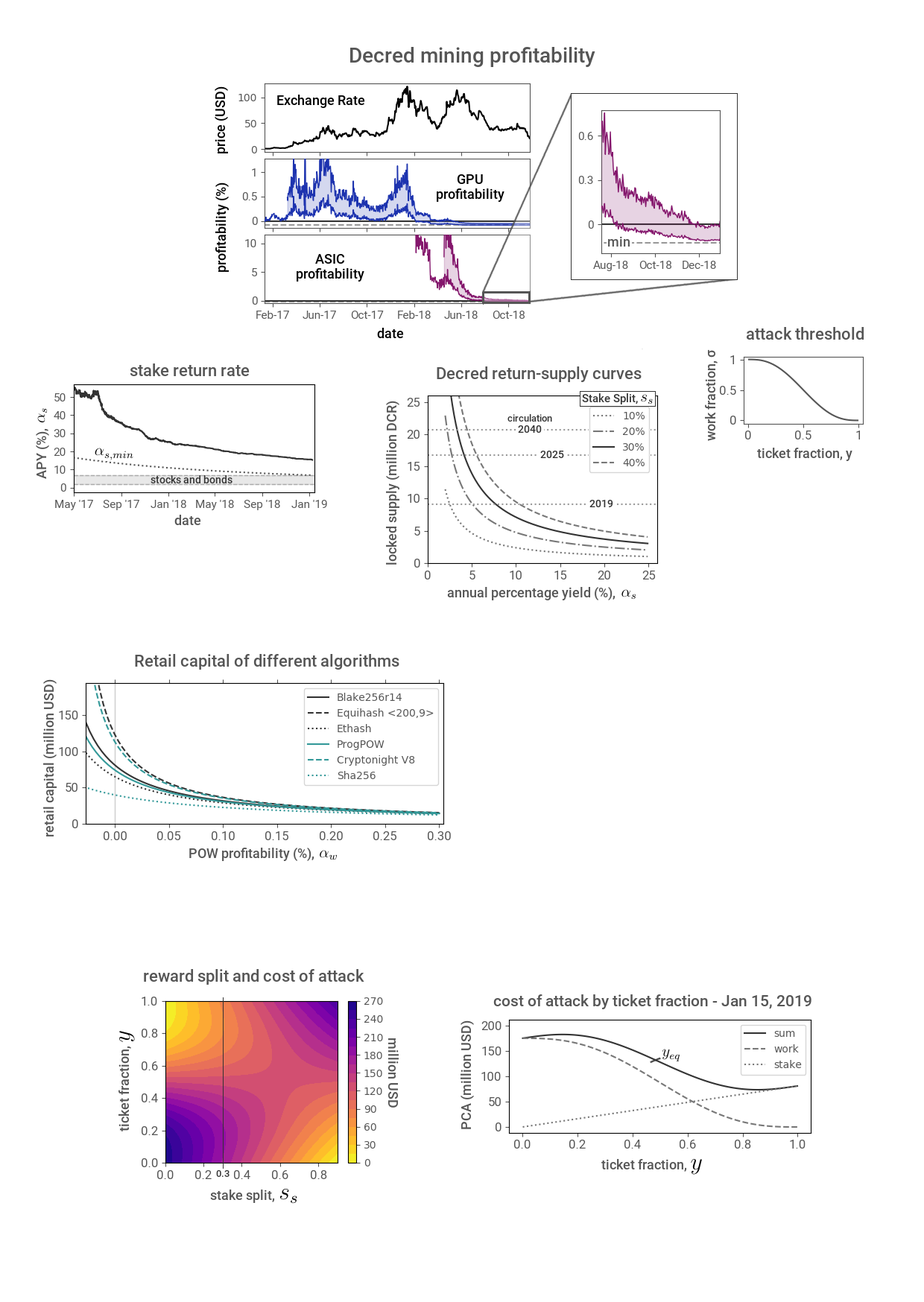
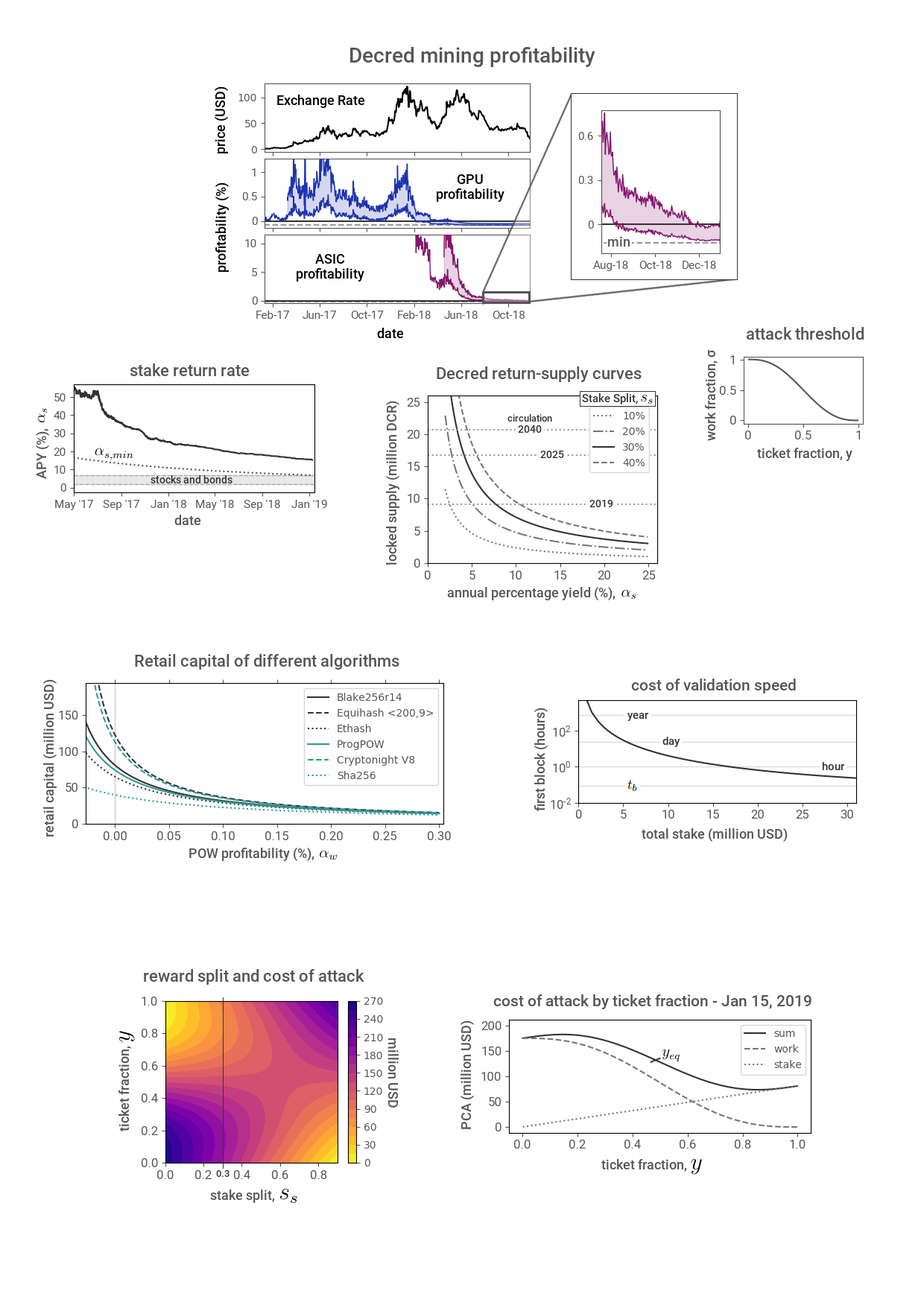
Two versions of the same layered image (924 × 1302). Layer-by-layer changes:
added group "block validation time" with 9 layers above "Background" over box(534, 678, 858, 842)
added layer "hour" in group "block validation time" over box(821, 762, 845, 771)
added layer "day" in group "block validation time" over box(662, 736, 681, 748)
added layer "year" in group "block validation time" over box(627, 713, 649, 722)
added layer "Pasted Layer #10" in group "block validation time" over box(626, 780, 638, 793)
added layer "shadows" in group "block validation time" over box(624, 713, 847, 772)
added layer "first block (hours)" in group "block validation time" over box(534, 707, 548, 812)
added layer "total stake (million USD)" in group "block validation time" over box(641, 828, 788, 842)
renamed "cost of attack by ticket fract..." to "cost of validation speed", moved it into group "block validation time", painted on it over box(534, 678, 812, 842)
added layer "chart" in group "block validation time" over box(550, 699, 858, 819)
